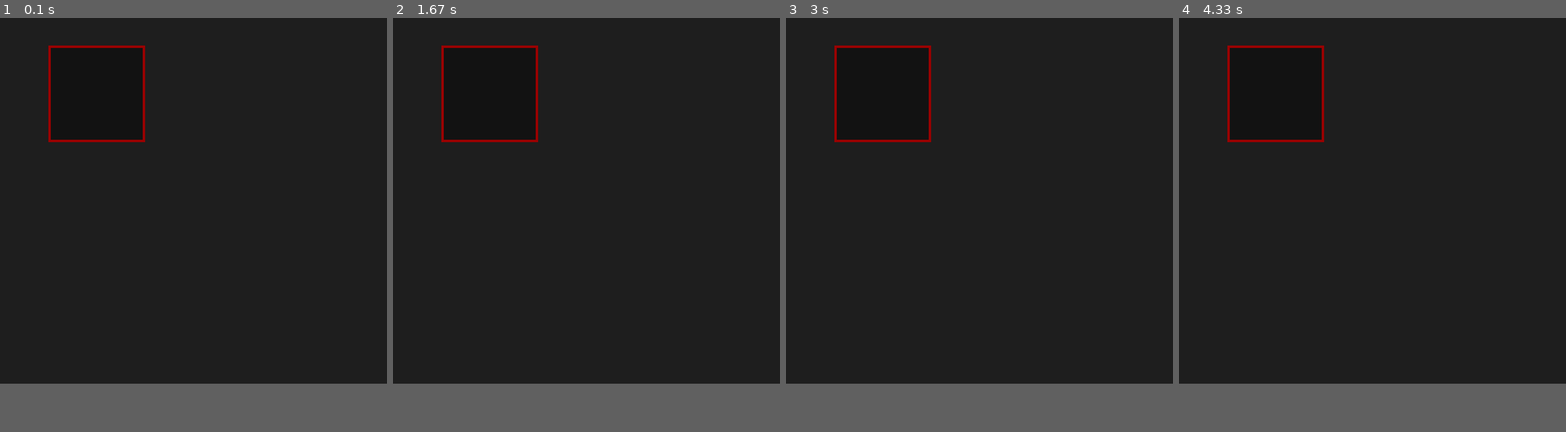
Above: before the commit, frames 1-4 (left to right).
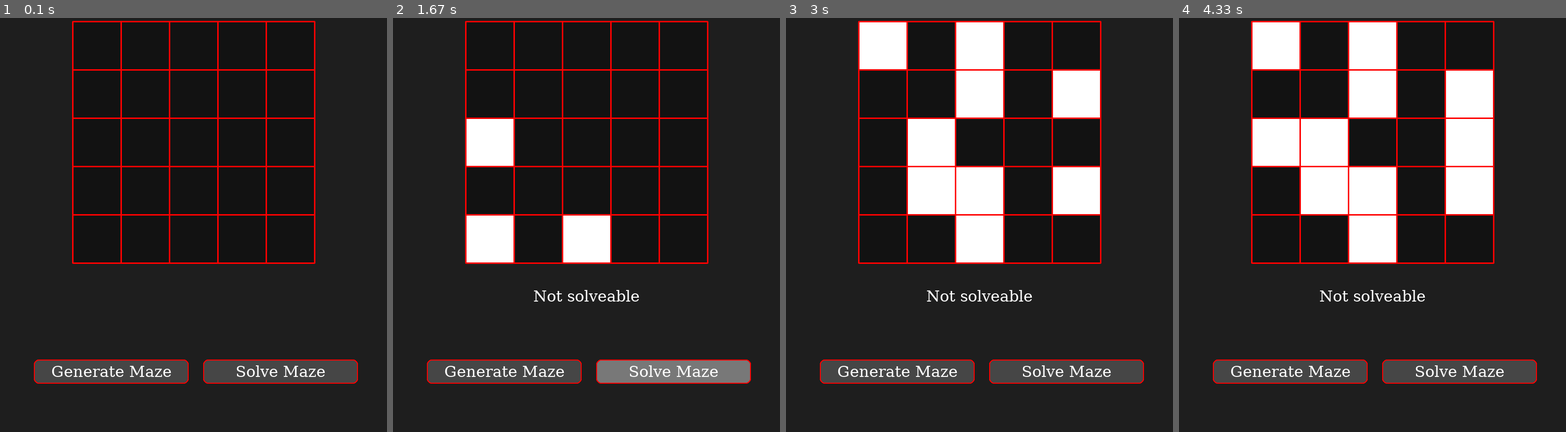
Above: after the commit, the same moments.

Repository: Thogan24/MCTS-Maze
Game: pygame game, started from mainNoMCTX.py
The game is run twice, just before and just after one commit, with the same random seed, the same clock (stepped at 60 frames per second) and the same inputs.
Inputs (mouse positions are in pixels of both pictures, inside the frame that each line leads up to):
- Up to frame 1 (0.1 s): no input
- Up to frame 2 (1.67 s): click (586, 212) at 0.38 s; click (493, 216) at 0.72 s; click (466, 150) at 1.05 s; click (729, 365) at 1.38 s
- Up to frame 3 (3 s): click (886, 129) at 1.72 s; click (898, 369) at 2.05 s, where only the run after the commit has a clickable "Generate Maze"; click (1126, 378) at 2.38 s; click (925, 125) at 2.72 s
- Up to frame 4 (4.33 s): click (1473, 175) at 3.05 s; click (1492, 204) at 3.38 s; click (1453, 138) at 3.72 s; click (1260, 129) at 4.05 s
In our replay, the window is 800x800 before the commit and 800x900 after it. These sizes can differ from the game's own. Grey fills any space a smaller window leaves; there, only what the larger window draws over its background counts as a difference.

The runs differ from the first frame. In frame 1, 7.8% of the frame differs, in the area x 8-93%, y 0-89%; in frame 2, 12%; in frame 3, 20%; in frame 4, 23%.

Commit message:
Pygame GUI complete for no MCTX

Diff:
--- /dev/null
+++ b/mainMCTXNoPygame.py
@@ -0,0 +1,245 @@
+import jax
+import jax.numpy as jnp
+import mctx
+import random
+from mctx import RootFnOutput, RecurrentFnOutput
+
+# The program takes the startPos variable with the coordinates in the first two indices and returns the next best move and probability distribution
+
+#ACTION: 0->DOWN, 1->UP, 2->RIGHT, 3->LEFT
+
+#(0, 0) AT TOP LEFT. (4, 4) AT BOTTOM
+#COORDINATES ARE (y, x), since its row x col
+
+useRandomMaze = False
+maze = jnp.array([
+    [0, 0, 0, 0, 0],
+    [0, 1, 1, 1, 0],
+    [0, 1, 0, 0, 0],
+    [0, 1, 0, 1, 0],
+    [0, 0, 0, 1, 0],
+])
+
+# MAZE GENERATOR CODE
+
+def generateMaze():
+    availableTiles = [0, 1]
+    maze = jnp.array([[0, 0, 0, 0, 0], [0, 0, 0, 0, 0], [0, 0, 0, 0, 0], [0, 0, 0, 0, 0], [0, 0, 0, 0, 0]])
+    count = 0 #So maze 0, 0 and 4, 4 stay 0
+    while(count < 25):
+        action = random.choice(availableTiles)
+        maze = maze.at[count // 5, count % 5].set(action)
+        count += 1
+    return maze
+
+
+# Recursive DFS function
+def is_solvable(maze):
+    ro = 5
+    co = 5
+    start = [0, 0]
+    goal = [ro-1, co-1]
+
+    if maze[start[0], start[1]] == 1 or maze[goal[0], goal[1]] == 1:
+        return False  # blocked start or goal
+
+    visited = set()
+
+    def dfs(r, c):
+
+        if r == goal[0] and c == goal[1]:
+            return True
+        visited.add((r, c))
+        #print(visited)
+        # Possible moves: up, down, left, right
+        directions = [(1,0), (-1,0), (0,1), (0,-1)]
+        for dr, dc in directions:
+            nr = r + dr
+            nc =  c + dc
+            if 0 <= nr < ro and 0 <= nc < co:  # in bounds
+                if maze[nr, nc] == 0 and (nr, nc) not in visited:
+                    if dfs(nr, nc):
+                        return True
+        return False
+
+    return dfs(start[0], start[1])
+
+
+# MCTS CODE
+
+goal = [4, 4]
+path = []
+
+def is_valid_tile(embedding):
+    row = embedding[0, 0].astype(int)
+    col = embedding[0, 1].astype(int)
+    in_bounds = (row >= 0) & (row < 5) & (col >= 0) & (col < 5)
+    not_wall = jnp.where(in_bounds, maze[row, col] == 0, False)
+    return not_wall & in_bounds
+
+
+startPos = jnp.array([[0, 0, 0]])
+downEmbeding = startPos.at[0, 0].add(1)
+upEmbeding = startPos.at[0, 0].add(-1)
+rightEmbeding = startPos.at[0, 1].add(1)
+leftEmbeding = startPos.at[0, 1].add(-1)
+rng_key = jax.random.PRNGKey(0)
+
+def noisy_prior(prior_logits, rng_key, alpha=1, frac=0.00):
+    noise = jax.random.dirichlet(rng_key, jnp.full(prior_logits.shape[-1], alpha))
+    p = jax.nn.softmax(prior_logits)
+    mixed = (1 - frac) * p + frac * noise
+    return jnp.log(mixed)
+
+
+
+
+
+# Next state predictor function
+def recurrent_fn(params, rng_key, action, embedding):
+    global downEmbeding
+
+    # jax.debug.print("StartPos = {}", startPos)
+    # jax.debug.print("Embedding = {}", embedding)
+
+    new_embedding = embedding
+    new_embedding = jnp.where(action == 0, embedding.at[0, 0].add(1), new_embedding) # Down
+    new_embedding = jnp.where(action == 1, embedding.at[0, 0].add(-1), new_embedding) # Up
+    new_embedding = jnp.where(action == 2, embedding.at[0, 1].add(1), new_embedding) # Right
+    new_embedding = jnp.where(action == 3, embedding.at[0, 1].add(-1), new_embedding) # Left
+    is_terminal = (new_embedding[0,0].astype(int) == goal[0]) & (new_embedding[0,1].astype(int) == goal[1])
+    valid = is_valid_tile(new_embedding)
+    # jax.debug.print("New embedding, Valid = {}, {}", embedding, valid)
+
+    new_embedding = jnp.where(valid, new_embedding, embedding)
+    new_embedding = jnp.where(is_terminal, new_embedding.at[0, 2].set(1), new_embedding) # Left
+
+    #jax.debug.print("embedding = {}", new_embedding)
+
+    terminated = new_embedding[0, 2].astype(int)
+
+    reward = jnp.where(terminated == 1, 1000, -((goal[0] - new_embedding[0, 0].astype(int)) + (goal[1]- new_embedding[0, 1].astype(int)))/5.0)
+    reward = jnp.where((~valid) & (terminated == 0), -100.0, reward)
+    reward = reward.flatten()  # Flatten to ensure shape (1,) not (1,1), 1D not 1x1 in 2D
+    discount = jnp.where(terminated == 1, jnp.array([0]), jnp.array([1])) # Rest are 0 if we finish
+
+
+
+    downEmbeding = new_embedding.at[0, 0].add(1)
+    upEmbeding = new_embedding.at[0, 0].add(-1)
+    rightEmbeding = new_embedding.at[0, 1].add(1)
+    leftEmbeding = new_embedding.at[0, 1].add(-1)
+
+    valid_mask = jnp.array([ # Checks if is a valid tile and not terminated. Updates logits with this
+        is_valid_tile(downEmbeding) & (terminated != 1),   # Down
+        is_valid_tile(upEmbeding) & (terminated != 1),  # Up
+        is_valid_tile(rightEmbeding) & (terminated != 1),   # Right
+        is_valid_tile(leftEmbeding) & (terminated != 1),  # Left jnp.array([[0,-1, 0]])
+    ])
+
+    prior_logits = jnp.where(
+        valid_mask[None,:],
+        jnp.zeros((1,4)),     # 0 logits for valid moves
+        -jnp.inf              # mask invalid moves
+    )
+
+    value = -((goal[0] - new_embedding[0, 0].astype(int)) + (goal[1]- new_embedding[0, 1].astype(int)))
+    value = value.flatten() # Flatten to ensure shape (1,) not (1,1), 1D not 1x1 in 2D
+
+
+
+
+    output = RecurrentFnOutput(
+        reward=reward,
+        discount=discount,
+        prior_logits=prior_logits,
+        value=value
+    )
+    return output, new_embedding
+
+params = None
+
+
+
+
+
+if __name__ == "__main__":
+    if(useRandomMaze):
+        maze = generateMaze()
+        while(not is_solvable(maze=maze)):
+            maze = generateMaze()
+        for row in maze:
+            print(row)
+
+
+# Run MCTS search for 0, 0
+
+root = RootFnOutput(
+
+    # Vector with important information, not exactly the raw state
+    prior_logits=noisy_prior(jnp.array([[jnp.where(is_valid_tile(downEmbeding), 0.0, -jnp.inf), jnp.where(is_valid_tile(upEmbeding), 0.0, -jnp.inf), jnp.where(is_valid_tile(rightEmbeding), 0.0, -jnp.inf), jnp.where(is_valid_tile(leftEmbeding), 0.0, -jnp.inf)]]), rng_key),  # Estimated Policy
+    value=jnp.array([0.0]),                      # shape (1,)
+    embedding=startPos #jnp.zeros((1, 3))
+)
+
+policy_output = mctx.gumbel_muzero_policy(params, rng_key, root, recurrent_fn, num_simulations=100)
+#path.append(policy_output.action.item())
+
+def moveNextAction(policy_output, startPos, path):
+    jax.debug.print("Next best move is: {}", policy_output.action.item())
+    greedy  = int(jnp.argmax(policy_output.action_weights))
+    jax.debug.print("Next best greedy move is: {}", greedy)
+    print("Action probabilities:", policy_output.action_weights)
+
+    action = greedy #policy_output.action.item()
+
+    if action == 0:
+        path.append("Down")
+        startPos = startPos.at[0, 0].add(1)
+        if(is_valid_tile(startPos)):
+            startPos = startPos.at[0, 0].add(1)
+        startPos = startPos.at[0, 0].add(-1)
+    elif action == 1:
+        path.append("Up")
+        startPos = startPos.at[0, 0].add(-1)
+        if(is_valid_tile(startPos)):
+            startPos = startPos.at[0, 0].add(-1)
+        startPos = startPos.at[0, 0].add(1)
+    elif action == 2:
+        path.append("Right")
+        startPos = startPos.at[0, 1].add(1)
+        if(is_valid_tile(startPos)):
+            startPos = startPos.at[0, 1].add(1)
+        startPos = startPos.at[0, 1].add(-1)
+    elif action == 3:
+        path.append("Left")
+        startPos = startPos.at[0, 1].add(-1)
+        if(is_valid_tile(startPos)):
+            startPos = startPos.at[0, 1].add(-1)
+        startPos = startPos.at[0, 1].add(1)
+
+    jax.debug.print("Position: {}", startPos)
+    return startPos
+
+
+
+while(not (startPos[0, 0].astype(int) == goal[0] and startPos[0, 1].astype(int) == goal[1])):
+    startPos = moveNextAction(policy_output=policy_output, startPos = startPos, path = path)
+    downEmbeding = startPos.at[0, 0].add(1)
+    upEmbeding = startPos.at[0, 0].add(-1)
+    rightEmbeding = startPos.at[0, 1].add(1)
+    leftEmbeding = startPos.at[0, 1].add(-1)
+
+    rng_key, subkey = jax.random.split(rng_key)
+
+    root = RootFnOutput(
+
+    prior_logits=noisy_prior(jnp.array([[jnp.where(is_valid_tile(downEmbeding), 0.0, -jnp.inf), jnp.where(is_valid_tile(upEmbeding), 0.0, -jnp.inf), jnp.where(is_valid_tile(rightEmbeding), 0.0, -jnp.inf), jnp.where(is_valid_tile(leftEmbeding), 0.0, -jnp.inf)]]), subkey),  # Estimated Policy
+    value=jnp.array([0.0]),
+    embedding=startPos #jnp.zeros((1, 3))
+    )
+
+    policy_output = mctx.gumbel_muzero_policy(params, rng_key, root, recurrent_fn, num_simulations=100) # Update invalid actions
+
+print("Path: ", path)
+#print("Action probabilities:", policy_output.action_weights)
--- a/mainNoMCTX.py
+++ b/mainNoMCTX.py
@@ -10,68 +10,23 @@
 #(0, 0) AT BOTTOM LEFT. (4, 4) AT TOP RIGHT
 # Pygame visualization, invalid moves
 
-pygame.init()
-SCREEN_WIDTH = 800
-SCREEN_HEIGHT = 800
-
-screen = pygame.display.set_mode((SCREEN_WIDTH, SCREEN_HEIGHT))
-
-run = True
-gridSquare = pygame.Rect((100, 100, 200, 200))
-while run:
-    screen.fill((30, 30, 30))
-
-    # Border only: width > 0
-    pygame.draw.rect(screen, (255, 0, 0), gridSquare, width=5)
-
-    # Filled rectangle (semi-transparent)
-    square = pygame.Surface((200, 200), pygame.SRCALPHA)
-    square.fill((0, 0, 0, 100))  # Green with transparency
-    screen.blit(square, (100, 100))
-
-
-    for event in pygame.event.get():
-        if event.type == pygame.QUIT:
-            run = False
-    pygame.display.update()
-pygame.quit()
-
-
-
-
-
-
-
-
-
-
-
-
-
-
-
-
-
-
-
-
-
-
-
-
-
-
-useRandomMaze = True
+# Text wrapping
+# Show player going through the maze
+# Arrows if time
+
 maze = [
     [0, 0, 0, 0, 0],
-    [0, 1, 1, 1, 1],
     [0, 0, 0, 0, 0],
-    [1, 1, 1, 1, 0],
+    [0, 0, 0, 0, 0],
+    [0, 0, 0, 0, 0],
     [0, 0, 0, 0, 0],
 ]
+path = []
+pathPos = []
 
 # MAZE GENERATOR CODE
 def generateMaze():
+
     availableTiles = [0, 1]
     maze = [0, 0, 0, 0, 0], [0, 0, 0, 0, 0], [0, 0, 0, 0, 0], [0, 0, 0, 0, 0], [0, 0, 0, 0, 0]
     count = 0 #So maze 0, 0 and 4, 4 stay 0
@@ -112,8 +67,6 @@
         return False
 
     return dfs(start[0], start[1])
-
-
 
 # MCTS CODE
 
@@ -264,60 +217,250 @@
 
 
 
-if __name__ == "__main__":
-    path = []
-
-    if(useRandomMaze):
-        maze = generateMaze()
-        while(not is_solvable(maze=maze)):
-            maze = generateMaze()
-        for row in maze:
-            print(row)
-
-
-    while(root.state != [4, 4]):
-        simulations = 0
-        while(simulations < simulationsToRun):
-            selection(root)
-
-
-        bestAverageReward = -100000
-        bestChild = Node([-5, -5], 0)
-        for child in root.children:
-            print("Child reward " + str(child.state[0]) + ", " + str(child.state[1]) + ": " + str(child.reward/child.visits) + " | Visits: " + str(child.visits))
-            if (child.reward/child.visits) > bestAverageReward:
-                bestAverageReward = (child.reward/child.visits)
-                bestChild = child
-
-
-        if(bestChild.lastAction == 1):
-            print("Move Right: " + str(bestChild.state[0]) + ", " + str(bestChild.state[1]))
-            path.append("Right")
-            root.state[0] += 1
-            if(is_valid_move(root.state)):
-                root.state[0] += 1
-            root.state[0] -= 1
-        elif(bestChild.lastAction == 2):
-            print("Move Left: " + str(bestChild.state[0]) + ", " + str(bestChild.state[1]))
-            path.append("Left")
-            root.state[0] -= 1
-            if(is_valid_move(root.state)):
-                root.state[0] -= 1
-            root.state[0] += 1
-        elif(bestChild.lastAction == 3):
-            print("Move Up: " + str(bestChild.state[0]) + ", " + str(bestChild.state[1]))
-            path.append("Up")
-            root.state[1] += 1
-            if(is_valid_move(root.state)):
-                root.state[1] += 1
-            root.state[1] -= 1
-        elif(bestChild.lastAction == 4):
-            print("Move Down: " + str(bestChild.state[0]) + ", " + str(bestChild.state[1]))
-            path.append("Down")
-            root.state[1] -= 1
-            if(is_valid_move(root.state)):
-                root.state[1] -= 1
-            root.state[1] += 1
-        print("Root moved to: ", root.state)
-        root.children = []
-    print("Path: ", path)
+# GUI
+
+pygame.init()
+screen = pygame.display.set_mode((800, 900))  # taller for buttons
+pygame.display.set_caption("Tyler Hogan - MCTS Maze Solver")
+
+
+player_img = pygame.image.load("Smile2.png")
+player_img = pygame.transform.scale(player_img, (100, 100))
+# Grid settings
+square_size = 100
+rows, cols = 5, 5
+start_y = 50 #?
+
+# Center the grid horizontally
+grid_width = cols * square_size
+start_x = (screen.get_width() - grid_width) // 2
+
+# Colors
+FILL_COLOR = (0, 0, 0, 100)      # default semi-transparent black
+HOVER_COLOR = (0, 100, 255, 120) # hover blue
+CLICK_COLOR = (255, 255, 255, 255)   # clicked green
+LINE_COLOR = (255, 0, 0)         # red border
+BUTTON_COLOR = (70, 70, 70)
+BUTTON_HOVER = (120, 120, 120)
+TEXT_COLOR = (255, 255, 255)
+
+# Track clicked cells
+clicked = [[False for _ in range(cols)] for _ in range(rows)]
+
+# Fonts
+font = pygame.font.SysFont("dejavuserif", 36)
+
+# Define buttons
+button_width, button_height = 320, 50
+button_y = 750
+button1_rect = pygame.Rect(70, button_y, button_width, button_height)
+button2_rect = pygame.Rect(420, button_y, button_width, button_height)
+
+run = True
+while run:
+    screen.fill((30, 30, 30))
+    mouse_pos = pygame.mouse.get_pos()
+
+    # Draw grid
+    for row in range(rows):
+        for col in range(cols):
+            x = start_x + col * square_size
+            y = start_y + row * square_size
+
+            # Invisible, but allows for mouse clicking
+            rect = pygame.Rect(x, y, square_size, square_size)
+
+            # This allows for highlighting!
+            square = pygame.Surface((square_size, square_size), pygame.SRCALPHA) # Makes the square semi-transparent
+
+            # Decide color
+            if rect.collidepoint(mouse_pos):
+                if clicked[row][col]:
+                    square.fill(CLICK_COLOR)
+                else:
+                    square.fill(HOVER_COLOR)
+            else:
+                if clicked[row][col]:
+                    square.fill(CLICK_COLOR)
+                else:
+                    square.fill(FILL_COLOR)
+
+            screen.blit(square, (x, y)) #Need blit for surface to place in spot
+
+    # Seperately draw grid lines so that borders don't collide
+    grid_height = rows * square_size
+    for c in range(cols + 1):
+        x = start_x + c * square_size
+        pygame.draw.line(screen, LINE_COLOR, (x, start_y), (x, start_y + grid_height), width=3)
+    for r in range(rows + 1):
+        y = start_y + r * square_size
+        pygame.draw.line(screen, LINE_COLOR, (start_x, y), (start_x + grid_width, y), width=3)
+
+    # --- Draw buttons ---
+    for rect, text in [(button1_rect, "Generate Maze"),
+                       (button2_rect, "Solve Maze")]:
+        color = BUTTON_HOVER if rect.collidepoint(mouse_pos) else BUTTON_COLOR
+        pygame.draw.rect(screen, color, rect, border_radius=10) # Filled rectangle
+        pygame.draw.rect(screen, LINE_COLOR, rect, width=2, border_radius=10) # The border
+        label = font.render(text, True, TEXT_COLOR)
+        screen.blit(label, (rect.centerx - label.get_width() // 2,
+                            rect.centery - label.get_height() // 2)) # Need blit for text to place in spot
+
+
+
+
+
+
+
+
+
+
+    # Event handling
+    for event in pygame.event.get():
+        if event.type == pygame.QUIT:
+            run = False
+        elif event.type == pygame.MOUSEBUTTONDOWN and event.button == 1:
+            # Check grid clicks, creates temporary grid of cells and checks over each one to see if they're clicked
+            for row in range(rows):
+                for col in range(cols):
+                    x = start_x + col * square_size
+                    y = start_y + row * square_size
+                    rect = pygame.Rect(x, y, square_size, square_size)
+                    if rect.collidepoint(event.pos):
+                        path = []
+                        pathPos = []
+                        clicked[row][col] = not clicked[row][col]
+                        print(f"Clicked cell: ({col}, {4-row})")
+                        if(clicked[row][col]):
+                            maze[row][col] = 1
+                        else:
+                            maze[row][col] = 0
+
+
+            # Check button clicks
+            if button1_rect.collidepoint(event.pos):
+                print("Randomly generating maze... (placeholder)")
+                path = []
+                pathPos = []
+                maze = generateMaze()
+                while(not is_solvable(maze=maze)):
+                    maze = generateMaze()
+                for row in range(len(maze)):
+                    for col in range(len(maze[row])):
+                        if(maze[row][col] == 1):
+                            clicked[row][col] = 1
+                        else:
+                            clicked[row][col] = 0
+
+
+
+            elif button2_rect.collidepoint(event.pos):
+
+                if(not is_solvable(maze=maze)):
+                    text1 = "Not solveable"
+
+                print("Solving maze...")
+
+                # Render text
+                text1 = "Solving Maze..."
+                label3 = font.render("Solving Maze...", True, TEXT_COLOR)
+
+                # Position below the maze
+                text_x = start_x + (grid_width - label3.get_width()) // 2
+                text_y = start_y + row * square_size + 150
+                screen.blit(label3, (text_x, text_y))
+
+                screen.blit(player_img, (start_x, 5 * square_size - start_y))
+
+                pygame.display.update()
+                if(is_solvable(maze=maze)):
+                    root.state = [0, 0]
+                    path = []
+                    pathPos = []
+                    pathPos.append([0, 0])
+                    while(root.state != [4, 4]):
+                        simulations = 0
+                        while(simulations < simulationsToRun):
+                            selection(root)
+
+
+                        bestAverageReward = -100000
+                        bestChild = Node([-5, -5], 0)
+                        for child in root.children:
+                            print("Child reward " + str(child.state[0]) + ", " + str(child.state[1]) + ": " + str(child.reward/child.visits) + " | Visits: " + str(child.visits))
+                            if (child.reward/child.visits) > bestAverageReward:
+                                bestAverageReward = (child.reward/child.visits)
+                                bestChild = child
+
+
+                        if(bestChild.lastAction == 1):
+                            print("Move Right: " + str(bestChild.state[0]) + ", " + str(bestChild.state[1]))
+                            path.append("→")
+
+                            root.state[0] += 1
+                            if(is_valid_move(root.state)):
+                                root.state[0] += 1
+                            root.state[0] -= 1
+                            pathPos.append(root.state.copy())
+                        elif(bestChild.lastAction == 2):
+                            print("Move Left: " + str(bestChild.state[0]) + ", " + str(bestChild.state[1]))
+                            path.append("←")
+                            root.state[0] -= 1
+                            if(is_valid_move(root.state)):
+                                root.state[0] -= 1
+                            root.state[0] += 1
+                            pathPos.append(root.state.copy())
+                        elif(bestChild.lastAction == 3):
+                            print("Move Up: " + str(bestChild.state[0]) + ", " + str(bestChild.state[1]))
+                            path.append("↑")
+                            root.state[1] += 1
+                            if(is_valid_move(root.state)):
+                                root.state[1] += 1
+                            root.state[1] -= 1
+                            pathPos.append(root.state.copy())
+                        elif(bestChild.lastAction == 4):
+                            print("Move Down: " + str(bestChild.state[0]) + ", " + str(bestChild.state[1]))
+                            path.append("↓")
+                            root.state[1] -= 1
+                            if(is_valid_move(root.state)):
+                                root.state[1] -= 1
+                            root.state[1] += 1
+                            pathPos.append(root.state.copy())
+                        print("Root moved to: ", root.state)
+
+                        root.children = []
+
+                        screen.blit(player_img, (start_x + root.state[0] * square_size, start_y + (4-root.state[1]) * square_size))
+                        pygame.display.update()
+
+
+
+    # Write the path
+    pathString = ""
+    for direction in path:
+        pathString += direction + ", "
+    pathString = pathString[:-2]  # remove last comma+space
+
+    # Render text
+    text1 = pathString
+    if(not is_solvable(maze=maze)):
+        text1 = "Not solveable"
+
+    label2 = font.render(text1, True, TEXT_COLOR)
+
+
+    # Position below the maze
+    text_x = start_x + (grid_width - label2.get_width()) // 2
+    text_y = start_y + row * square_size + 150
+    screen.blit(label2, (text_x, text_y))
+
+
+
+    for pos in pathPos:
+        x_pixel = start_x + pos[0] * square_size
+        y_pixel = start_y + (4 - pos[1]) * square_size  # adjust for bottom-left origin
+        screen.blit(player_img, (x_pixel, y_pixel))
+
+
+    pygame.display.update()
+pygame.quit()
Binary file added: Smile1.jpg
Binary file added: Smile2.png
Not shown, added: mainNoMCTXNoPygame
